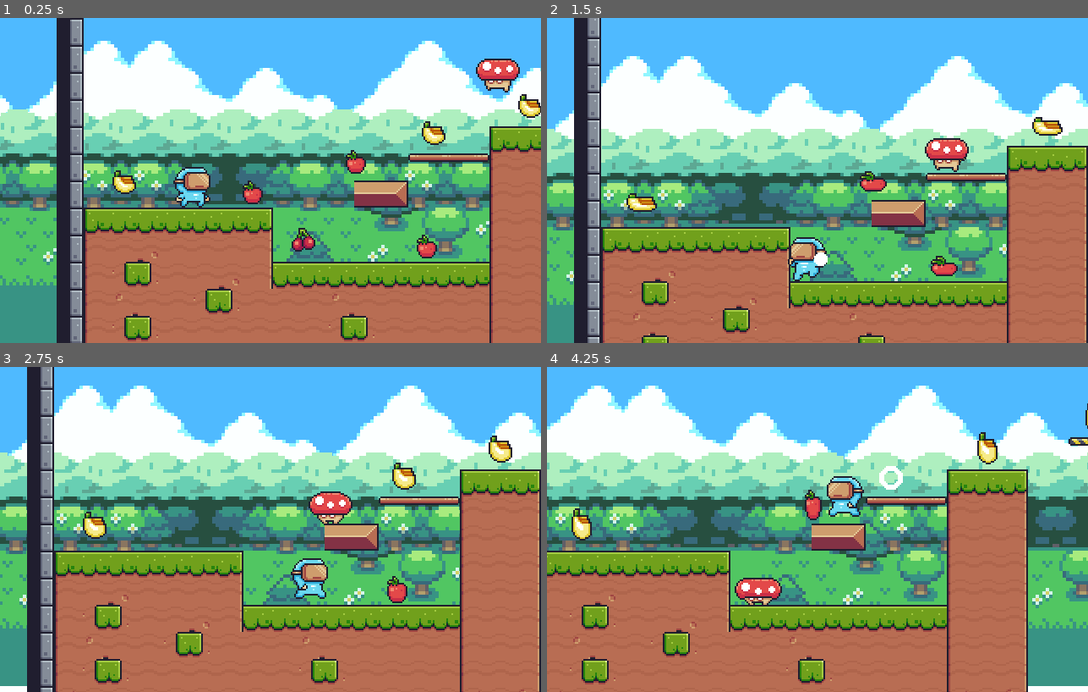
Above: before the commit, frames 1-4 (two rows, left to right).
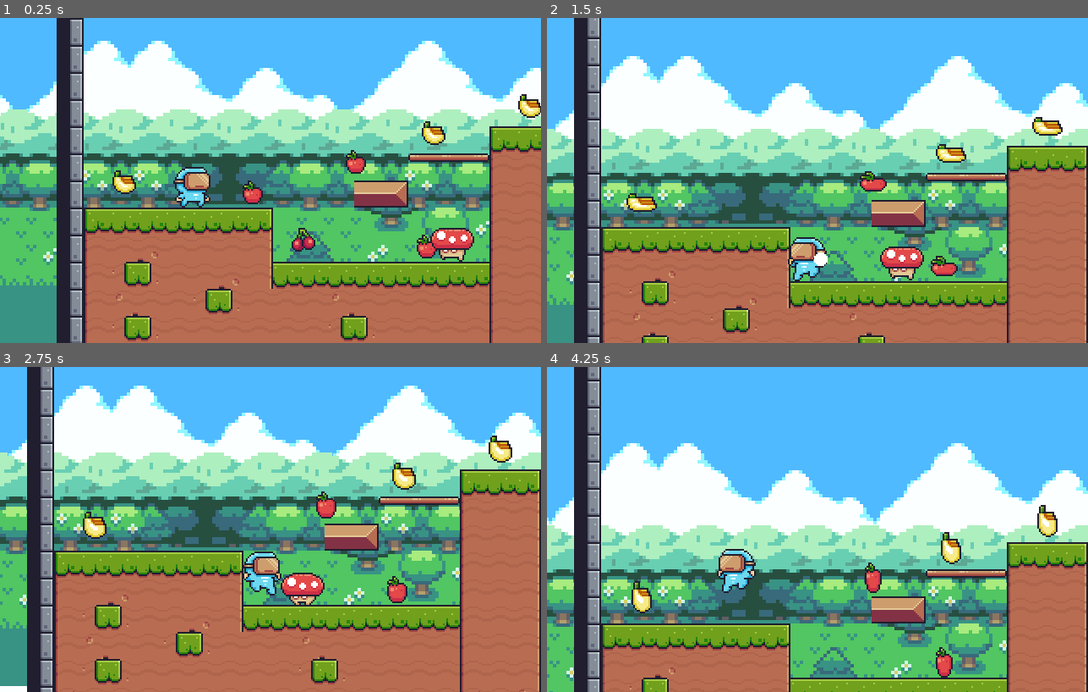
Above: after the commit, the same moments.

Repository: LeoFontez/JogoDePlataforma
Game: Godot game, scene res://Levels/Level_01.tscn
The game is run twice, just before and just after one commit, with the same random seed, the same clock (stepped at 60 frames per second) and the same inputs.
Inputs:
- Up to frame 1 (0.25 s): no input
- Up to frame 2 (1.5 s): hold Right (ui_right) 0.53-1.28 s; tap Up (jump) at 0.77 s; hold Left (ui_left) from 1.28 s (still down)
- Up to frame 3 (2.75 s): tap Up (jump) at 1.52 s; release Left (ui_left) at 2.03 s; hold Right (ui_right) from 2.03 s (still down)
- Up to frame 4 (4.25 s): tap Up (jump) at 3.02, 3.77 s; release Right (ui_right) at 3.53 s; hold Left (ui_left) from 3.53 s (still down)

The runs differ from the first frame. In frame 1, 1.2% of the frame differs, in the area x 79-97%, y 12-75%; in frame 2, 1.2%; in frame 3, 2.2%; in frame 4, 77%, in the area x 0-100%, y 0-100%.

Commit message:
Plataforma Movel
Adição de Plataforma Móvel para horizontal e vertical

Diff:
--- a/Levels/Level_01.tscn
+++ b/Levels/Level_01.tscn
@@ -13,6 +13,7 @@
 [ext_resource path="res://Items/cherries.tscn" type="PackedScene" id=11]
 [ext_resource path="res://Scenes/Mushroom.tscn" type="PackedScene" id=12]
 [ext_resource path="res://Prefabs/FallingPlataform.tscn" type="PackedScene" id=13]
+[ext_resource path="res://Prefabs/MovePlataform.tscn" type="PackedScene" id=14]
 
 [sub_resource type="ConvexPolygonShape2D" id=7]
 points = PoolVector2Array( 0, 0, 16, 0, 16, 16, 0, 16 )
@@ -3541,7 +3542,7 @@
 collision_layer = 8
 collision_mask = 0
 format = 1
-tile_data = PoolIntArray( -720897, 21, 0, -655361, 21, 0, -5 …(906 unchanged characters)…  7, 0, 131107, 7, 0, 131108, 8, 0, 131117, 38, 0, 131118, 39, 0, 131119, 9, 0, 131120, 7, 0, 131121, 7, 0, 131 …(4199 unchanged characters)…
+tile_data = PoolIntArray( -720897, 21, 0, -655361, 21, 0, -5 …(906 unchanged characters)…  7, 0, 131107, 7, 0, 131108, 8, 0, 131119, 9, 0, 131120, 7, 0, 131121, 7, 0, 131 …(4199 unchanged characters)…
 
 [node name="Player" parent="." instance=ExtResource( 1 )]
 position = Vector2( 3, 10 )
@@ -3649,7 +3650,7 @@
 [node name="Enemy" type="Node2D" parent="."]
 
 [node name="Mushroom2" parent="Enemy" instance=ExtResource( 12 )]
-position = Vector2( 192, -97 )
+position = Vector2( 165, 38 )
 
 [node name="FallingPlataform2" type="Node2D" parent="."]
 position = Vector2( 18, -12 )
@@ -3663,4 +3664,14 @@
 [node name="FallingPlataform2" parent="FallingPlataform2" instance=ExtResource( 13 )]
 position = Vector2( 249, -24 )
 
+[node name="MovingPlatform" type="Node2D" parent="."]
+position = Vector2( -61, -38 )
+
+[node name="MovePlatform" parent="MovingPlatform" instance=ExtResource( 14 )]
+position = Vector2( 650, 46 )
+
+[node name="MovePlatform2" parent="MovingPlatform" instance=ExtResource( 14 )]
+position = Vector2( 736, 46 )
+horizontal = false
+
 [connection signal="body_entered" from="FallZone" to="FallZone" method="_on_FallZone_body_entered"]
--- /dev/null
+++ b/Prefabs/MovePlataform.tscn
@@ -0,0 +1,113 @@
+[gd_scene load_steps=6 format=2]
+
+[ext_resource path="res://Assets/Traps/Platforms/Brown On (32x8).png" type="Texture" id=1]
+[ext_resource path="res://Scripts/MovePlataform.gd" type="Script" id=2]
+
+[sub_resource type="RectangleShape2D" id=1]
+extents = Vector2( 15.8883, 2.5365 )
+
+[sub_resource type="Animation" id=2]
+length = 0.001
+tracks/0/type = "value"
+tracks/0/path = NodePath("Sprite:texture")
+tracks/0/interp = 1
+tracks/0/loop_wrap = true
+tracks/0/imported = false
+tracks/0/enabled = true
+tracks/0/keys = {
+"times": PoolRealArray( 0 ),
+"transitions": PoolRealArray( 1 ),
+"update": 0,
+"values": [ ExtResource( 1 ) ]
+}
+tracks/1/type = "value"
+tracks/1/path = NodePath("Sprite:hframes")
+tracks/1/interp = 1
+tracks/1/loop_wrap = true
+tracks/1/imported = false
+tracks/1/enabled = true
+tracks/1/keys = {
+"times": PoolRealArray( 0 ),
+"transitions": PoolRealArray( 1 ),
+"update": 0,
+"values": [ 8 ]
+}
+tracks/2/type = "value"
+tracks/2/path = NodePath("Sprite:frame")
+tracks/2/interp = 1
+tracks/2/loop_wrap = true
+tracks/2/imported = false
+tracks/2/enabled = true
+tracks/2/keys = {
+"times": PoolRealArray( 0 ),
+"transitions": PoolRealArray( 1 ),
+"update": 0,
+"values": [ 0 ]
+}
+
+[sub_resource type="Animation" id=3]
+resource_name = "default"
+length = 0.8
+loop = true
+tracks/0/type = "value"
+tracks/0/path = NodePath("Sprite:texture")
+tracks/0/interp = 1
+tracks/0/loop_wrap = true
+tracks/0/imported = false
+tracks/0/enabled = true
+tracks/0/keys = {
+"times": PoolRealArray( 0 ),
+"transitions": PoolRealArray( 1 ),
+"update": 1,
+"values": [ ExtResource( 1 ) ]
+}
+tracks/1/type = "value"
+tracks/1/path = NodePath("Sprite:hframes")
+tracks/1/interp = 1
+tracks/1/loop_wrap = true
+tracks/1/imported = false
+tracks/1/enabled = true
+tracks/1/keys = {
+"times": PoolRealArray( 0 ),
+"transitions": PoolRealArray( 1 ),
+"update": 1,
+"values": [ 8 ]
+}
+tracks/2/type = "value"
+tracks/2/path = NodePath("Sprite:frame")
+tracks/2/interp = 1
+tracks/2/loop_wrap = true
+tracks/2/imported = false
+tracks/2/enabled = true
+tracks/2/keys = {
+"times": PoolRealArray( 0, 0.1, 0.2, 0.3, 0.4, 0.5, 0.6, 0.7 ),
+"transitions": PoolRealArray( 1, 1, 1, 1, 1, 1, 1, 1 ),
+"update": 1,
+"values": [ 0, 1, 2, 3, 4, 5, 6, 7 ]
+}
+
+[node name="MovePlatform" type="Node2D"]
+script = ExtResource( 2 )
+
+[node name="Platform" type="KinematicBody2D" parent="."]
+collision_layer = 16
+collision_mask = 5
+motion/sync_to_physics = true
+
+[node name="CollisionShape2D" type="CollisionShape2D" parent="Platform"]
+position = Vector2( -0.111702, -0.0706919 )
+shape = SubResource( 1 )
+
+[node name="Sprite" type="Sprite" parent="Platform"]
+texture = ExtResource( 1 )
+hframes = 8
+
+[node name="Anim" type="AnimationPlayer" parent="Platform"]
+autoplay = "default"
+anims/RESET = SubResource( 2 )
+anims/default = SubResource( 3 )
+
+[node name="Tween" type="Tween" parent="."]
+repeat = true
+playback_process_mode = 0
+playback/repeat = true
--- a/Scenes/Mushroom.tscn
+++ b/Scenes/Mushroom.tscn
@@ -8,7 +8,7 @@
 
 [sub_resource type="CapsuleShape2D" id=6]
 radius = 5.47879
-height = 19.7348
+height = 16.3935
 
 [sub_resource type="Animation" id=4]
 resource_name = "Hit"
@@ -90,21 +90,6 @@
 "values": [ 1, 2, 3, 4, 5, 6, 7, 8, 9, 10, 11, 12, 13, 0, 1, 2, 3, 4, 5, 6, 7, 8, 9, 10, 11, 12, 13 ]
 }
 
-[sub_resource type="Animation" id=1]
-length = 0.001
-tracks/0/type = "value"
-tracks/0/path = NodePath("texture:frame")
-tracks/0/interp = 1
-tracks/0/loop_wrap = true
-tracks/0/imported = false
-tracks/0/enabled = true
-tracks/0/keys = {
-"times": PoolRealArray( 0 ),
-"transitions": PoolRealArray( 1 ),
-"update": 0,
-"values": [ 1 ]
-}
-
 [sub_resource type="Animation" id=2]
 resource_name = "Run"
 length = 1.47
@@ -161,12 +146,11 @@
 autoplay = "Run"
 anims/Hit = SubResource( 4 )
 anims/Idle = SubResource( 5 )
-anims/RESET = SubResource( 1 )
 anims/Run = SubResource( 2 )
 
 [node name="texture" type="Sprite" parent="."]
-texture = ExtResource( 3 )
-hframes = 5
+texture = ExtResource( 1 )
+hframes = 16
 frame = 1
 
 [node name="RayWall" type="RayCast2D" parent="."]
@@ -180,7 +164,6 @@
 scale = Vector2( 0.96, 1 )
 
 [node name="Collision" parent="HitBox" index="0"]
-visible = false
 position = Vector2( -0.296796, 0 )
 
 [connection signal="animation_finished" from="anim" to="." method="_on_anim_animation_finished"]
--- a/Scenes/Player.tscn
+++ b/Scenes/Player.tscn
@@ -268,7 +268,6 @@
 anims/Run = SubResource( 6 )
 
 [node name="CollisionShape2D" type="CollisionShape2D" parent="."]
-visible = false
 position = Vector2( -0.1875, 3.87107 )
 shape = SubResource( 3 )
 
--- /dev/null
+++ b/Scripts/MovePlataform.gd
@@ -0,0 +1,33 @@
+extends Node2D
+
+onready var platform = $Platform
+onready var tween = $Tween
+
+export var speed = 3.0
+export var horizontal = true
+export var distance = 100
+
+var follow = Vector2.ZERO
+const WAIT_DURATION = 1.0
+
+func _ready():
+	_start_tween()
+
+func _start_tween():
+	var moveDirection = Vector2.RIGHT * distance if horizontal else Vector2.UP * distance
+	var duration = moveDirection.length() / float(speed * 16)
+
+	tween.interpolate_property(
+		self, "follow", Vector2.ZERO, moveDirection, duration,
+		Tween.TRANS_LINEAR, Tween.EASE_IN_OUT, WAIT_DURATION
+	)
+
+	tween.interpolate_property(
+		self, "follow", moveDirection, Vector2.ZERO, duration,
+		Tween.TRANS_LINEAR, Tween.EASE_IN_OUT, duration + WAIT_DURATION * 2
+	)
+
+	tween.start()
+
+func _physics_process(_delta):
+	platform.position = platform.position.linear_interpolate(follow, 0.05)
--- a/Scripts/Player.gd
+++ b/Scripts/Player.gd
@@ -1,5 +1,6 @@
 extends KinematicBody2D
 
+var UP = Vector2.UP
 var velocity = Vector2()
 var moveSpeed = 480
 var gravity = 1200
@@ -17,10 +18,12 @@
 func _physics_process(delta: float) -> void:
 
 	velocity.y += gravity * delta
+	velocity.x = 0
 
-	_get_input()
+	if !hurted:
+		_get_input()
 
-	move_and_slide(velocity)
+	move_and_slide(velocity, UP)
 
 	isGrounded = _checkIsGround()
 
Not shown: 1 places in Levels/Level_01.tscn that only renumber resources
Not shown: 1 places in Scenes/Mushroom.tscn that only renumber resources
